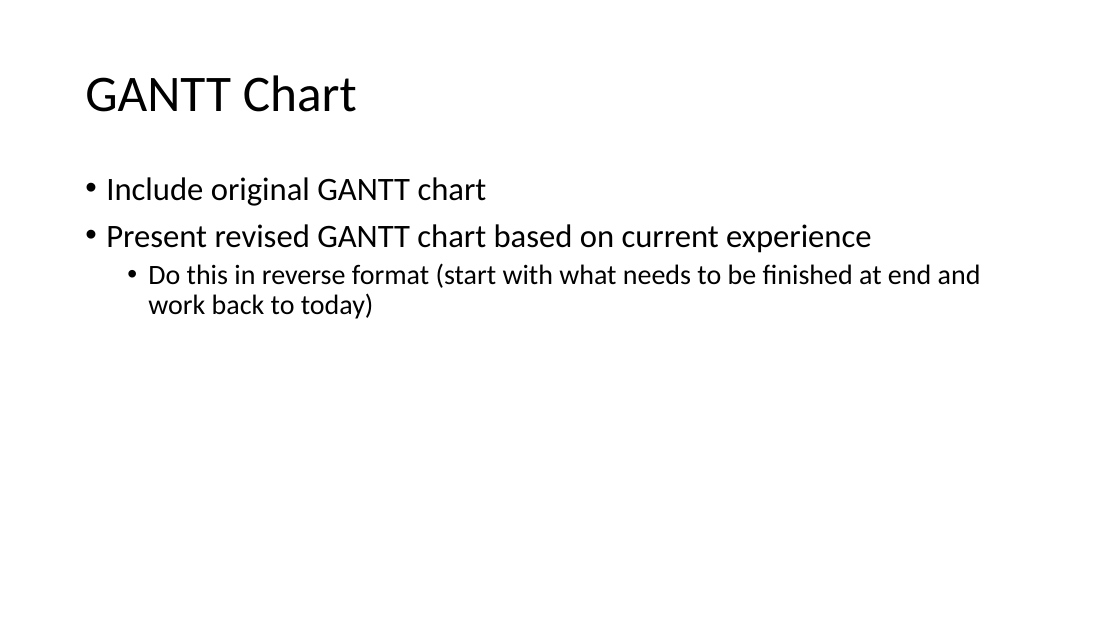
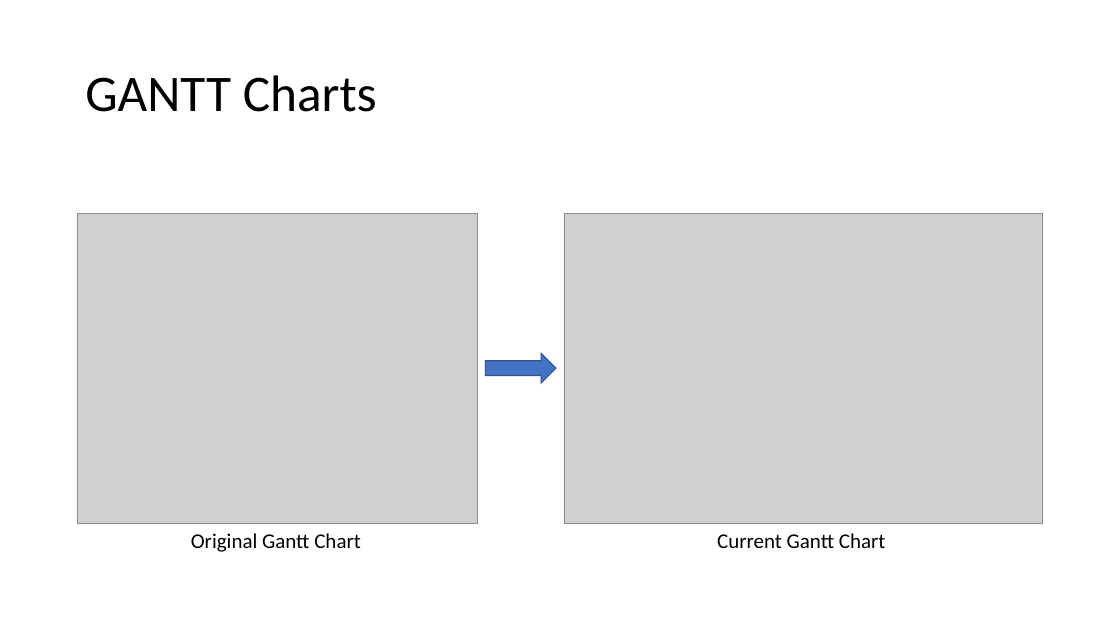
Before and after one commit to You-Underestimate-Our-Powell/Presentations, a slide deck: slide 14 of Bouncer Locking System Midterm Presentation.pptx. Drawn at 1120x630 pixels with LibreOffice and Linux fonts; fonts in the diff are those of the drawing; grey boxes stand for pictures. Boxes give left, top, right and bottom in pixels: in the first picture for what was removed or moved away, otherwise in the second. Text is boxed around its words. In the diff, an @@ line names an element or a change of style, - is before the commit and + after.

Commit message:
Added charts

```diff
--- a/Bouncer Locking System Midterm Presentation.pptx
+++ b/Bouncer Locking System Midterm Presentation.pptx
@@ title at (85,75,377,112): text changed @@
-GANTT Chart
+GANTT Charts
@@ text removed at (106,177,981,319) @@
-• Include original GANTT chart
-• Present revised GANTT chart based on current experience
-  • Do this in reverse format (start with what needs to be finished at end and work back to today)
@@ picture added at (77,213,478,523) @@
@@ picture added at (564,213,1043,523) @@
@@ right arrow added at (486,354,556,383), fill #4472C4, outline #325491 1 pt @@
@@ text added at (191,533,361,552), 18 pt, text #000000 @@
+Original Gantt Chart
@@ text added at (717,533,886,548), 18 pt, text #000000 @@
+Current Gantt Chart
```
Also in this commit, not shown: 2 other slides changed.
